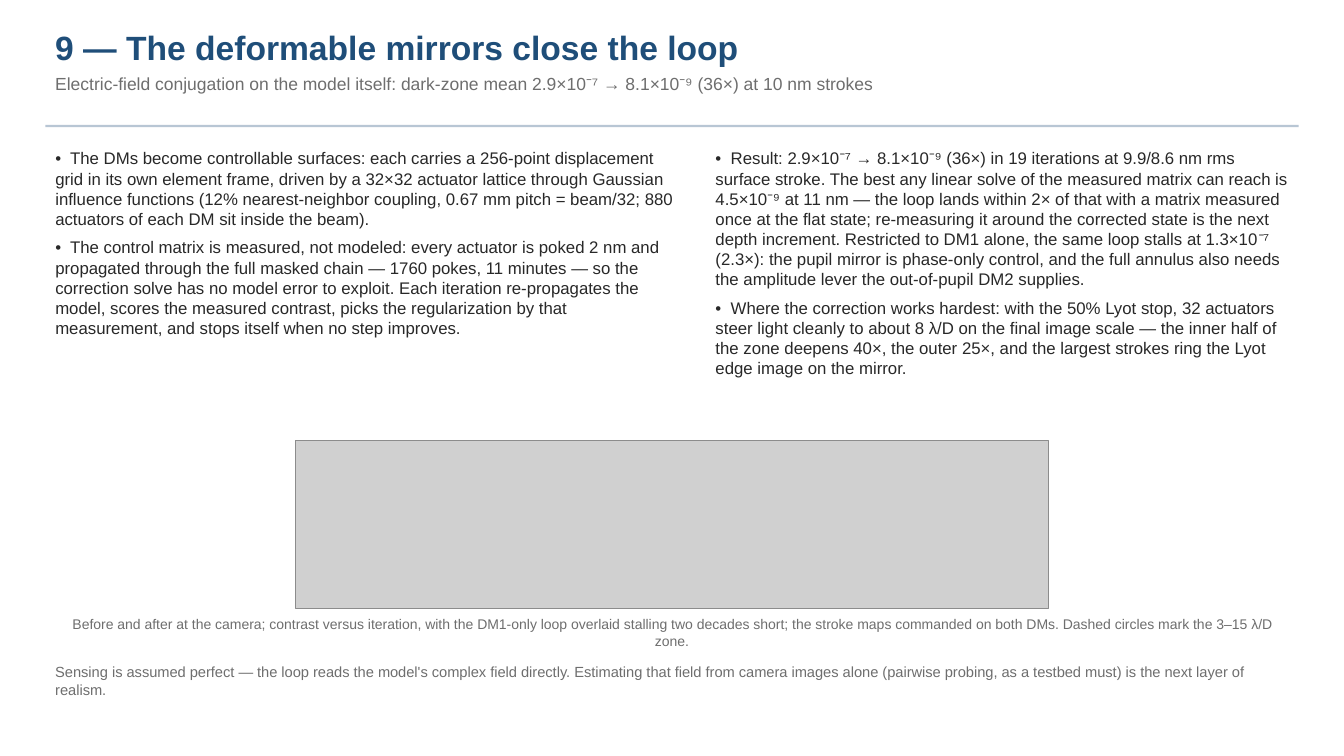
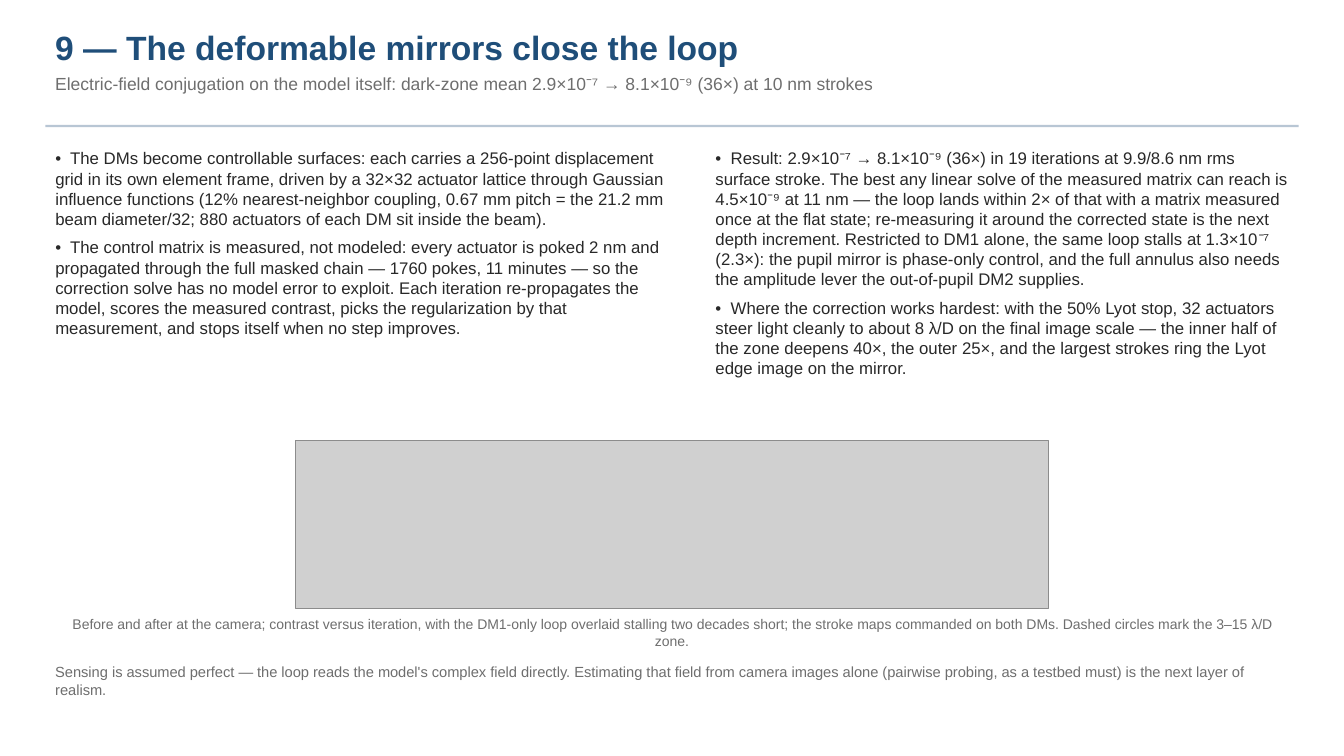
Before and after one commit to nasa-jpl/MACOS_resources, a slide deck: slide 10 of mmacos/templates/30_instruments/bench_ctb/deck_ctb.pptx. Drawn at 1344x756 pixels with LibreOffice and Linux fonts; fonts in the diff are those of the drawing; grey boxes stand for pictures. Boxes give left, top, right and bottom in pixels: in the first picture for what was removed or moved away, otherwise in the second. Text is boxed around its words. In the diff, an @@ line names an element or a change of style, - is before the commit and + after.

```diff
--- a/mmacos/templates/30_instruments/bench_ctb/deck_ctb.pptx
+++ b/mmacos/templates/30_instruments/bench_ctb/deck_ctb.pptx
@@ text at [55, 152, 664, 229]: text changed @@
-• The DMs become controllable surfaces: each carries a 256-point displacement grid in its own element frame, driven by a 32×32 actuator lattice through Gaussian influence functions (12% nearest-neighbor coupling, 0.67 mm pitch = beam/32; 880 actuators of each DM sit inside the beam).
+• The DMs become controllable surfaces: each carries a 256-point displacement grid in its own element frame, driven by a 32×32 actuator lattice through Gaussian influence functions (12% nearest-neighbor coupling, 0.67 mm pitch = the 21.2 mm beam diameter/32; 880 actuators of each DM sit inside the beam).
```
Also in this commit, not shown: 1 other slide changed, 4 other files.
